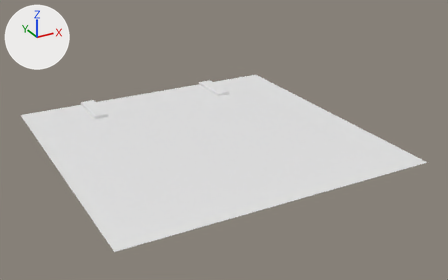
What one commit did to the OBJ model data/mars/maps/import/map0/blvd_kfcn.obj.
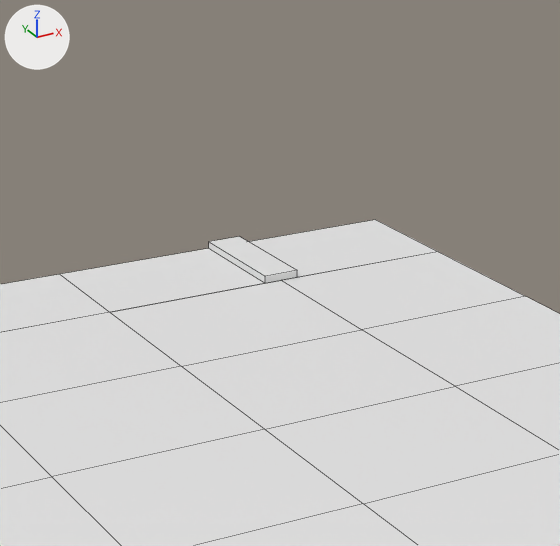
Each version appears first whole from a camera (50 mm lens) standing at (-1.39, -2.72, 1.32) and looking at (0.04, -0.12, 0.02), and next in a close-up on the part from 29% to 71% of the width and 0% to 66% of the height. The axes (+X, +Y, +Z) are drawn at upper left. The lights are the same throughout. The close-ups show mesh edges as thin lines. Where no turn or scale is listed for an object, it has been applied to the vertices. Vertices at the same position are counted once.

The older version as bpy lines, for what is in view:
```python
me_blvd_kfcn_plane_005 = bpy.data.meshes.new('blvd_kfcn_Plane.005')
me_blvd_kfcn_plane_005.from_pydata(...)  # 44 vertices, 30 faces; spans x -0.8..0.8, y -0.8..0.8, z 0.0..0.02
me_blvd_kfcn_plane_005.materials.append(mat_marsnull)  # white #e7e7e7
ob_blvd_kfcn_plane_005 = bpy.data.objects.new('blvd_kfcn_Plane.005', me_blvd_kfcn_plane_005)
ob_blvd_kfcn_plane_005.location = (0.0, 0.0, 0.0)
```
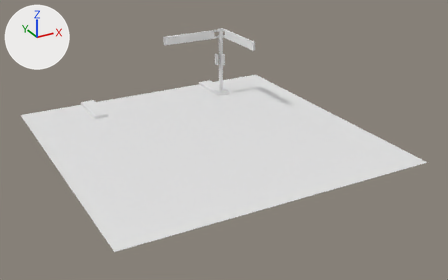
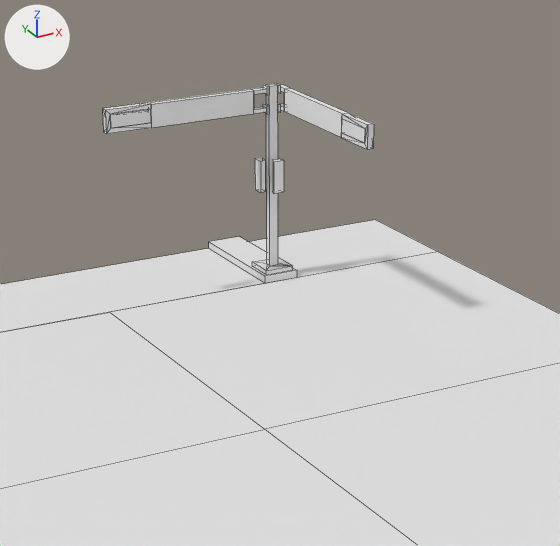
Boxes [x1, y1, x2, y2] around the edits, measured in the close-ups (560 x 546 px):
'blvd_kfcn_Plane.005', reshaped
    before: [0, 220, 560, 546]
    after: [0, 83, 560, 546]
part 1 of me_blvd_kfcn_plane_005, added
    after: [263, 85, 270, 95]
part 2 of me_blvd_kfcn_plane_005, added
    after: [263, 104, 270, 114]
part 3 of me_blvd_kfcn_plane_005, added
    after: [103, 87, 267, 134]
part 4 of me_blvd_kfcn_plane_005, added
    after: [281, 85, 374, 149]
part 5 of me_blvd_kfcn_plane_005, added
    after: [252, 84, 293, 275]
part 6 of me_blvd_kfcn_plane_005, built on
    before: [0, 258, 560, 546]
    after: [0, 109, 560, 546]

The change, as a diff of the scene's bpy script:
```diff
--- a/data/mars/maps/import/map0/blvd_kfcn.obj.py
+++ b/data/mars/maps/import/map0/blvd_kfcn.obj.py
@@ me_blvd_kfcn_plane_005 @@
 # used by ob_blvd_kfcn_plane_005; location = (0.0, 0.0, 0.0)
-me_blvd_kfcn_plane_005.from_pydata(...)  # 44 vertices, 30 faces; spans x -0.8..0.8, y -0.8..0.8, z 0.0..0.02
+me_blvd_kfcn_plane_005.from_pydata(...)  # 171 vertices, 151 faces; spans x -0.8..0.8, y -0.8..0.8, z 0.0..0.42
+# me_blvd_kfcn_plane_005 part 1: a new loose piece, a box spanning x 0.3839..0.3899, y 0.5647..0.582, z 0.398..0.4153, in mat_marsnull (white #e7e7e7)
+# me_blvd_kfcn_plane_005 part 2: a new loose piece, a box spanning x 0.3839..0.3899, y 0.5647..0.582, z 0.358..0.3753, in mat_marsnull (white #e7e7e7)
+# me_blvd_kfcn_plane_005 part 3: a new loose piece of 32 vertices spanning x 0.02..0.38, y 0.57..0.58, z 0.36..0.41, in mat_marsnull (white #e7e7e7)
+# me_blvd_kfcn_plane_005 part 4: a new loose piece of 32 vertices spanning x 0.42..0.43, y 0.22..0.58, z 0.36..0.41, in mat_marsnull (white #e7e7e7)
+# me_blvd_kfcn_plane_005 part 5: a new loose piece of 16 vertices spanning x 0.37..0.43, y 0.54..0.61, z 0.02..0.42, in mat_marsnull (white #e7e7e7)
+# me_blvd_kfcn_plane_005 part 6
+# 17 vertices are removed from x -0.8..0.8, y -0.8..0.8, z 0.0
+# 18 faces are deleted
+# 24 vertices are added at x 0.03..0.43, y 0.23..0.59, z 0.19..0.4
+# 8 new vertices lie (0.0, 0.0, 0.07) away from vertices in x 0.37..0.41, y 0.54..0.59, z 0.19
+# 29 new faces join them
 me_blvd_kfcn_plane_005.materials.append(mat_marsnull)
```
